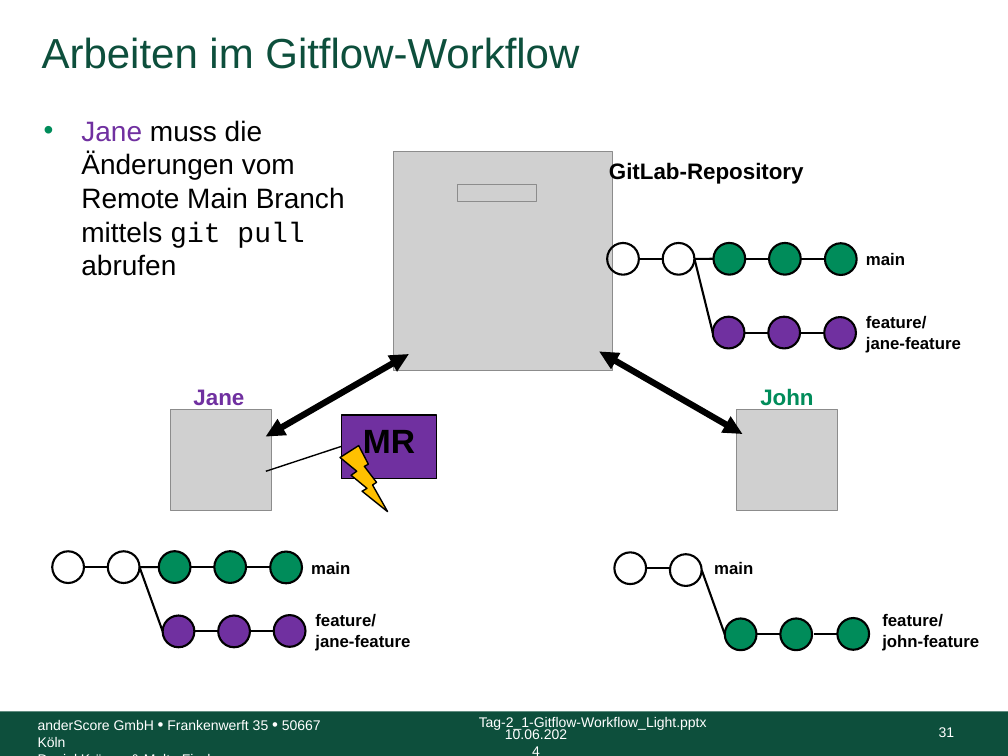
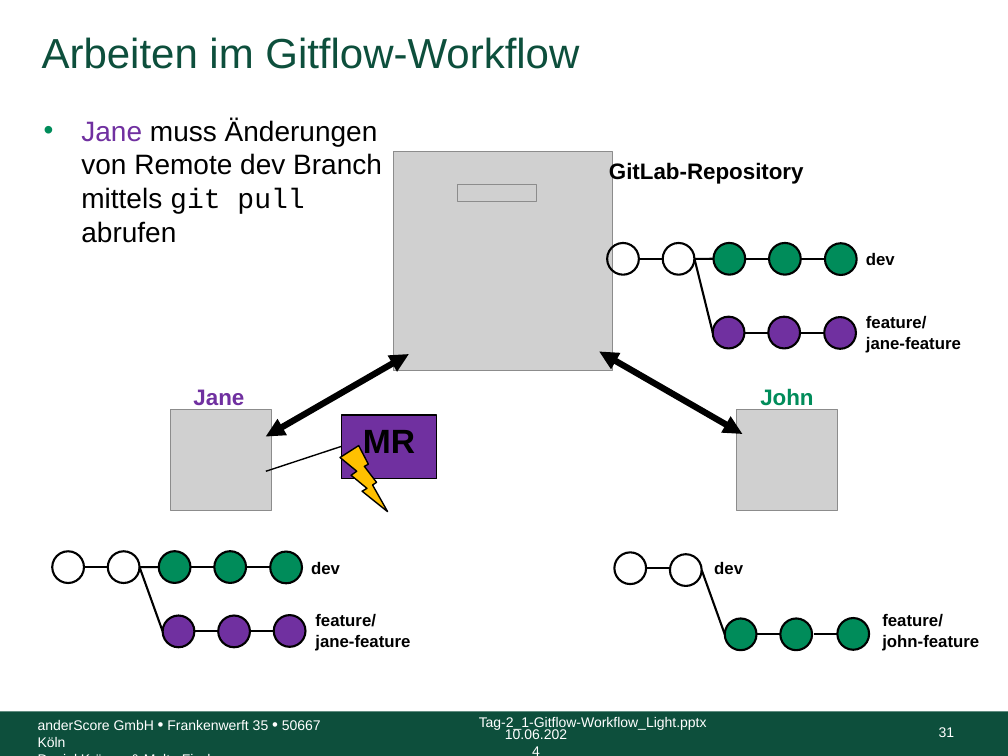
Before and after one commit to anderscore-gmbh/gitlab, a slide deck: slide 31 of slides/Tag-2_1-Gitflow-Workflow_Light.pptx. Drawn at 1008x756 pixels with LibreOffice and Linux fonts; fonts in the diff are those of the drawing; grey boxes stand for pictures; background and template pictures are left out. Boxes give left, top, right and bottom in pixels: in the first picture for what was removed or moved away, otherwise in the second. Text is boxed around its words. In the diff, an @@ line names an element or a change of style, - is before the commit and + after.

```diff
--- a/slides/Tag-2_1-Gitflow-Workflow_Light.pptx
+++ b/slides/Tag-2_1-Gitflow-Workflow_Light.pptx
@@ text at [81, 119, 382, 243]: text changed @@
-• Jane muss die Änderungen vom Remote Main Branch mittels git pull abrufen
+• Jane muss Änderungen von Remote dev Branch mittels git pull abrufen
@@ text at [866, 253, 895, 265]: text changed @@
-main
+dev
@@ text at [311, 562, 340, 574]: text changed @@
-main
+dev
@@ text at [714, 562, 743, 574]: text changed @@
-main
+dev
```
Also in this commit, not shown: 17 other slides changed, 3 other files.
